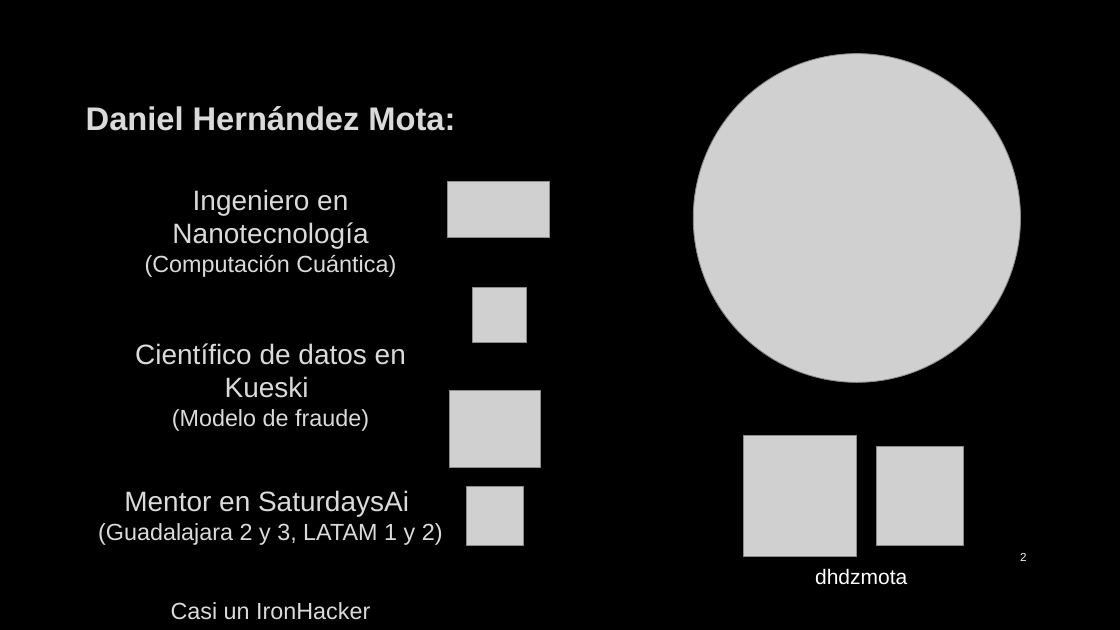
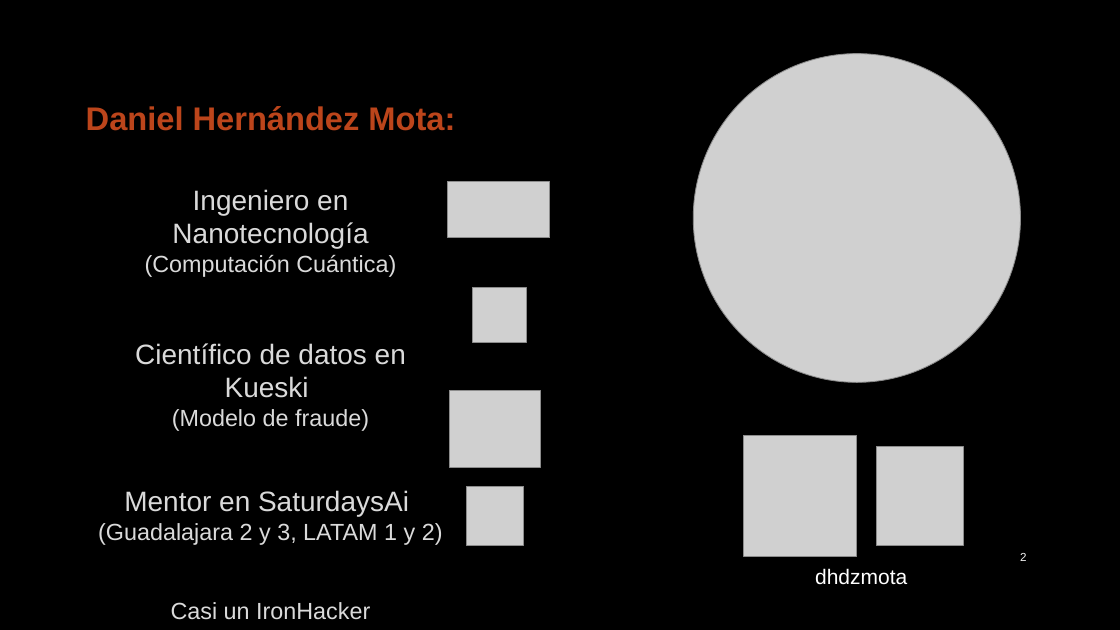
Before and after one commit to dhdzmota/explaining_ml_ironhack, a slide deck: slide 2 of explicando_ml/Explicando modelos de Aprendizaje Automático.pptx. Drawn at 1120x630 pixels with LibreOffice and Linux fonts; fonts in the diff are those of the drawing; grey boxes stand for pictures; background and template pictures are left out. Boxes give left, top, right and bottom in pixels: in the first picture for what was removed or moved away, otherwise in the second. Text is boxed around its words. In the diff, an @@ line names an element or a change of style, - is before the commit and + after.

```diff
--- a/explicando_ml/Explicando modelos de Aprendizaje Automático.pptx
+++ b/explicando_ml/Explicando modelos de Aprendizaje Automático.pptx
@@ title "Daniel Hernández Mota:" at [86,106,455,131]: text colour #DADADA to #BC451B @@
```
Also in this commit, not shown: 2 other slides changed, 1 other file.
